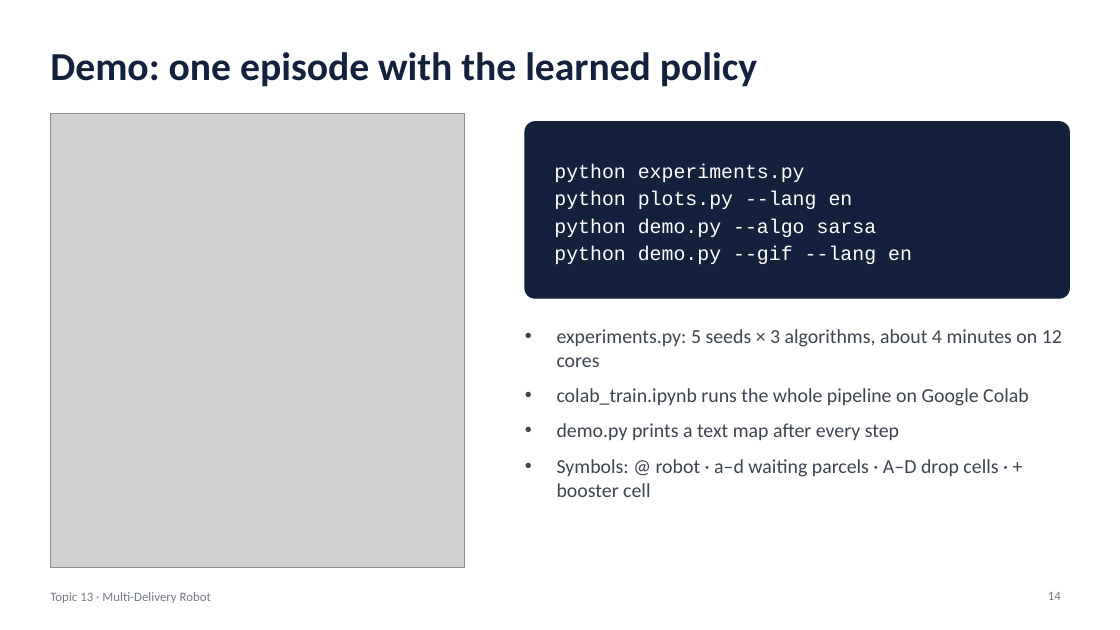
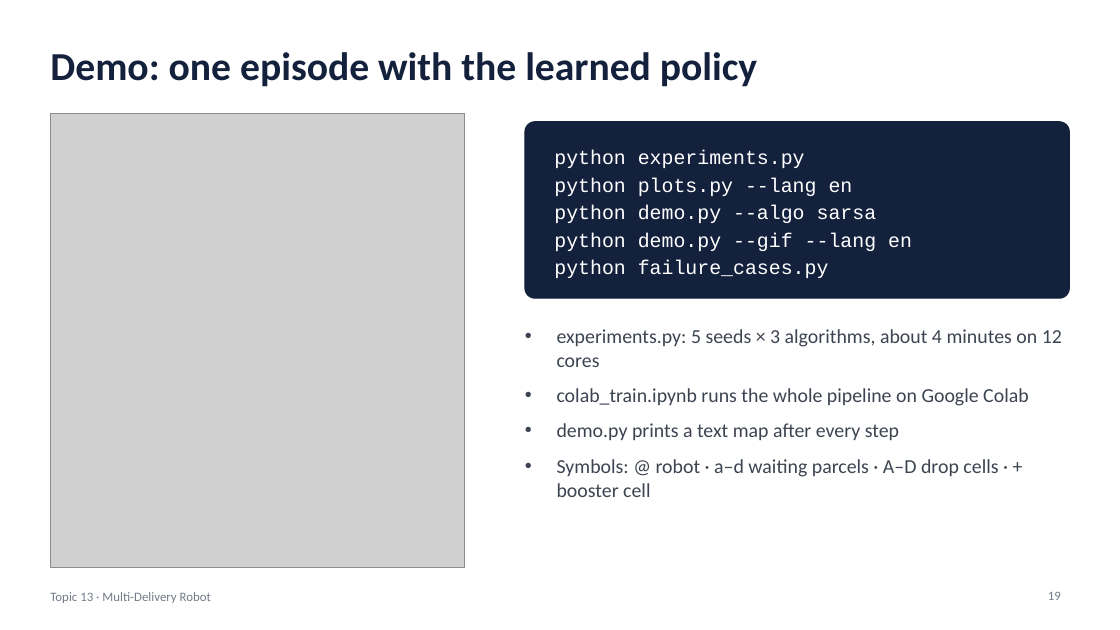
Before and after one commit to Qwup2112/multi-delivery-robot-rl, a slide deck: slide 19 of Nguyen_Quang_Trungg-22011211/Slides_Topic13_MultiDeliveryRobot.pptx (slide 14 before the commit). Drawn at 1120x630 pixels with LibreOffice and Linux fonts; fonts in the diff are those of the drawing; grey boxes stand for pictures. Boxes give left, top, right and bottom in pixels: in the first picture for what was removed or moved away, otherwise in the second. Text is boxed around its words. In the diff, an @@ line names an element or a change of style, - is before the commit and + after.

```diff
--- a/Nguyen_Quang_Trungg-22011211/Slides_Topic13_MultiDeliveryRobot.pptx
+++ b/Nguyen_Quang_Trungg-22011211/Slides_Topic13_MultiDeliveryRobot.pptx
@@ text at <box>554,260,829,278</box>: paragraph added @@
+python failure_cases.py
@@ page number at <box>1048,592,1061,600</box>: text changed @@
-14
+19
```
Also in this commit, not shown: 2 other slides changed, 6 slides added, 2 other files.
